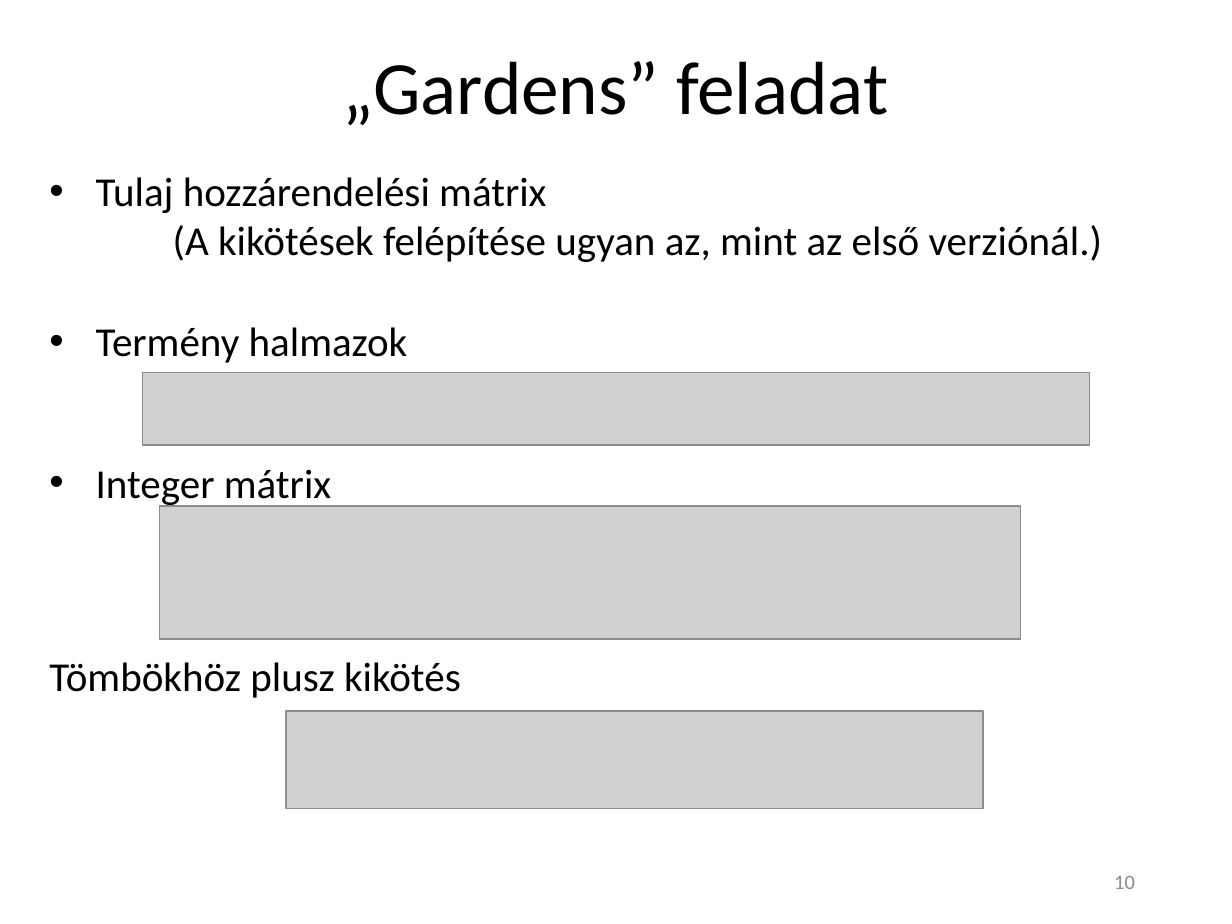
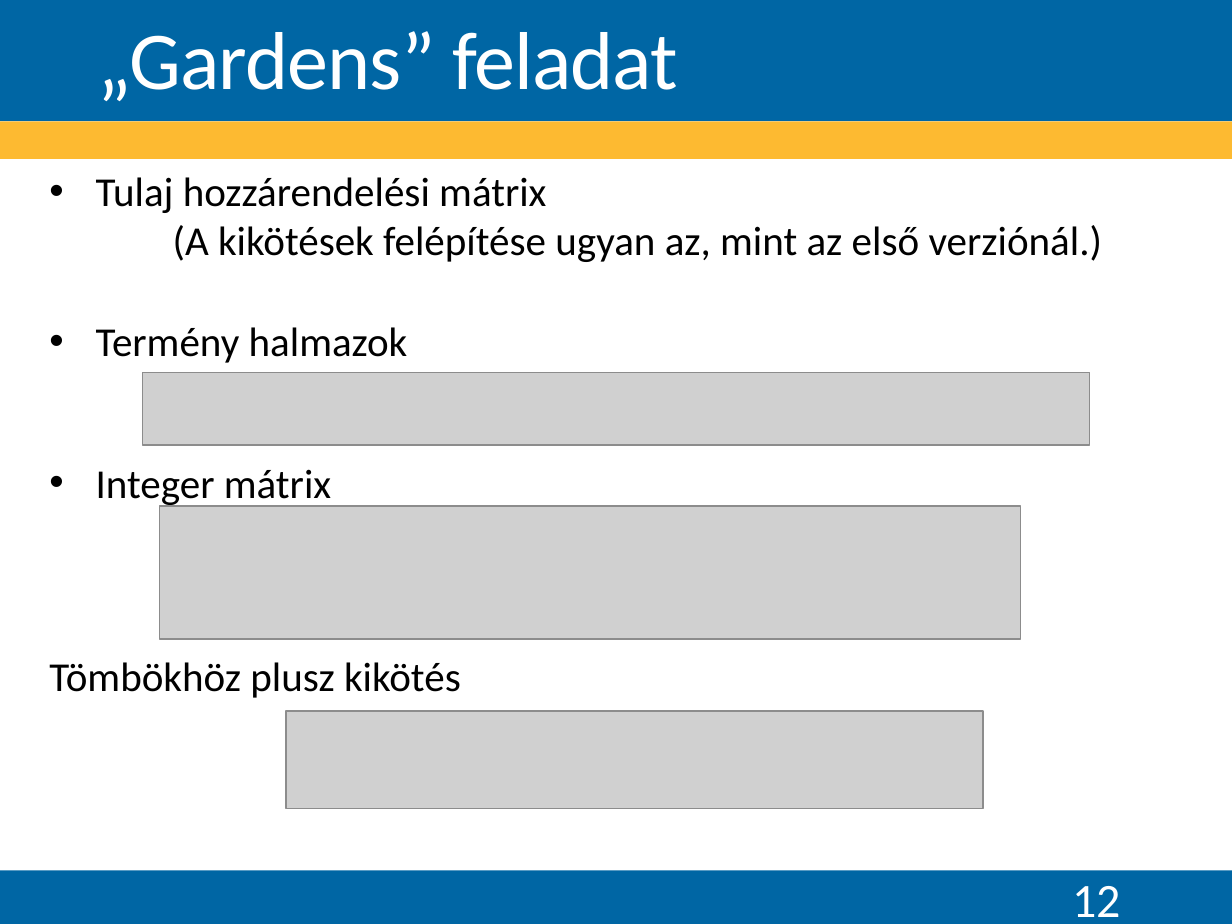
Before and after one commit to Teaching-projects/SZE-Peku221b, a slide deck: slide 12 of CP_Dolgozat/Előadás/Logikai feladványok megoldása korlátprogramozással.pptx (slide 10 before the commit). Drawn at 1232x924 pixels with LibreOffice and Linux fonts; fonts in the diff are those of the drawing; grey boxes stand for pictures; background and template pictures are left out. Boxes give left, top, right and bottom in pixels: in the first picture for what was removed or moved away, otherwise in the second. Text is boxed around its words. In the diff, an @@ line names an element or a change of style, - is before the commit and + after.

```diff
--- a/CP_Dolgozat/Előadás/Logikai feladványok megoldása korlátprogramozással.pptx
+++ b/CP_Dolgozat/Előadás/Logikai feladványok megoldása korlátprogramozással.pptx
@@ rectangle added at (0, 0, 1232, 121), fill #0066A4 @@
@@ title "„Gardens” feladat": place and size @@
-title "„Gardens” feladat" at (343, 61, 888, 125)
+title "„Gardens” feladat" at (97, 31, 678, 101)
@@ title "„Gardens” feladat" at (97, 31, 678, 101): size 44 to 48 pt, text colour #000000 to #FFFFFF, letter spacing 0 to -0.5 pt; alignment centre to left; line spacing 0.9 to 0.85; vertical alignment middle to bottom @@
@@ rectangle added at (0, 122, 1232, 159), fill #FDBA31 @@
@@ rectangle added at (0, 870, 1232, 924), fill #0066A4 @@
@@ page number at (1072, 886, 1120, 917): text changed; size 12 to 28 pt; text colour #8C8C8C to #FFFFFF @@
-10
+12
```
Also in this commit, not shown: 9 other slides changed, 6 slides added, 6 slides removed, 11 other files.
